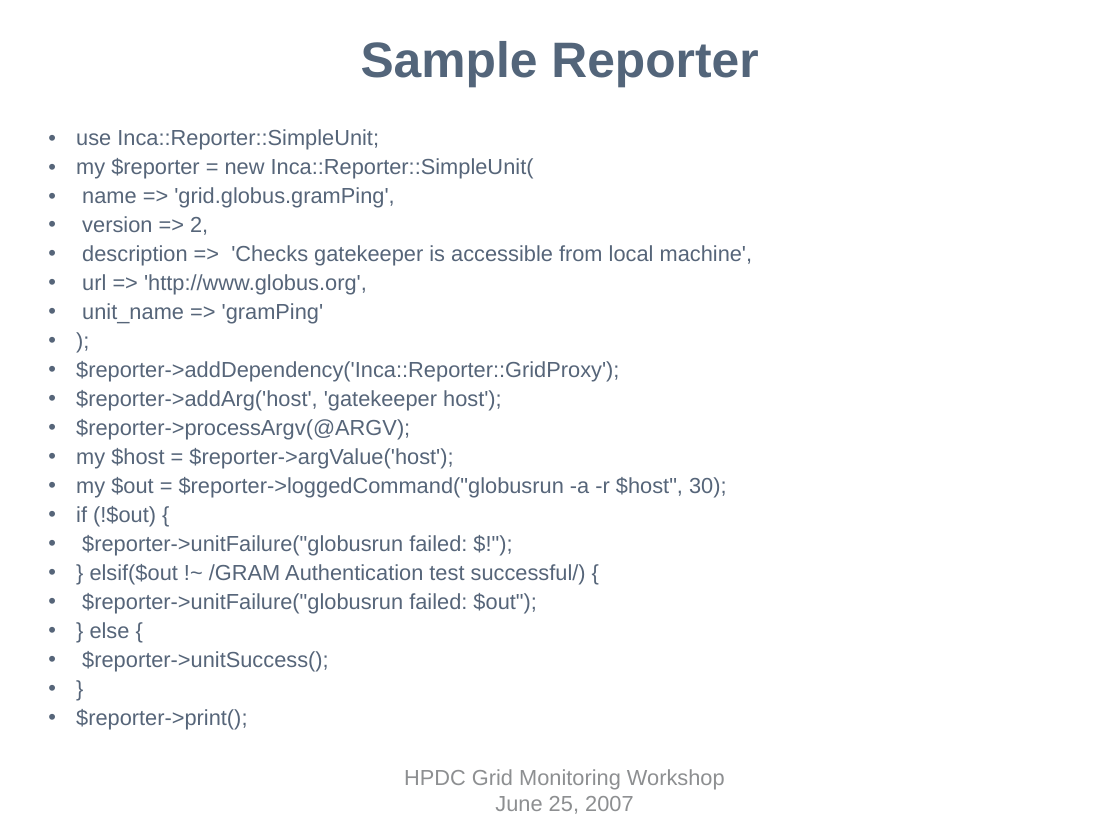
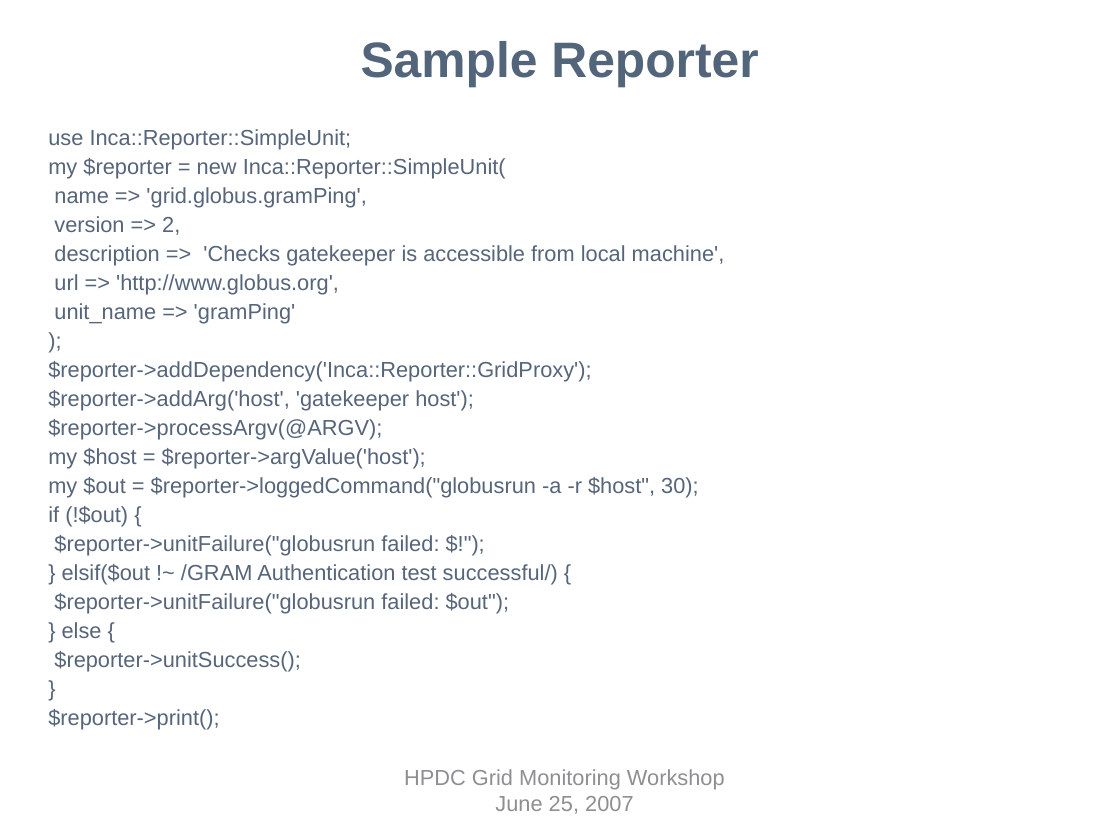
Before and after one commit to IncaProject/inca-xsede, a slide deck: slide 16 of talks/inca-gmw07.ppt (slide 7 before the commit). Drawn at 1120x840 pixels with LibreOffice and Linux fonts; fonts in the diff are those of the drawing; background and template pictures are left out. Boxes give left, top, right and bottom in pixels: in the first picture for what was removed or moved away, otherwise in the second. Text is boxed around its words. In the diff, an @@ line names an element or a change of style, - is before the commit and + after.

```diff
--- a/talks/inca-gmw07.ppt
+++ b/talks/inca-gmw07.ppt
@@ text "use Inca::Reporter::SimpleUnit;" at (48, 129, 725, 730): bullet • to none @@
```
Also in this commit, not shown: 9 other slides changed.
